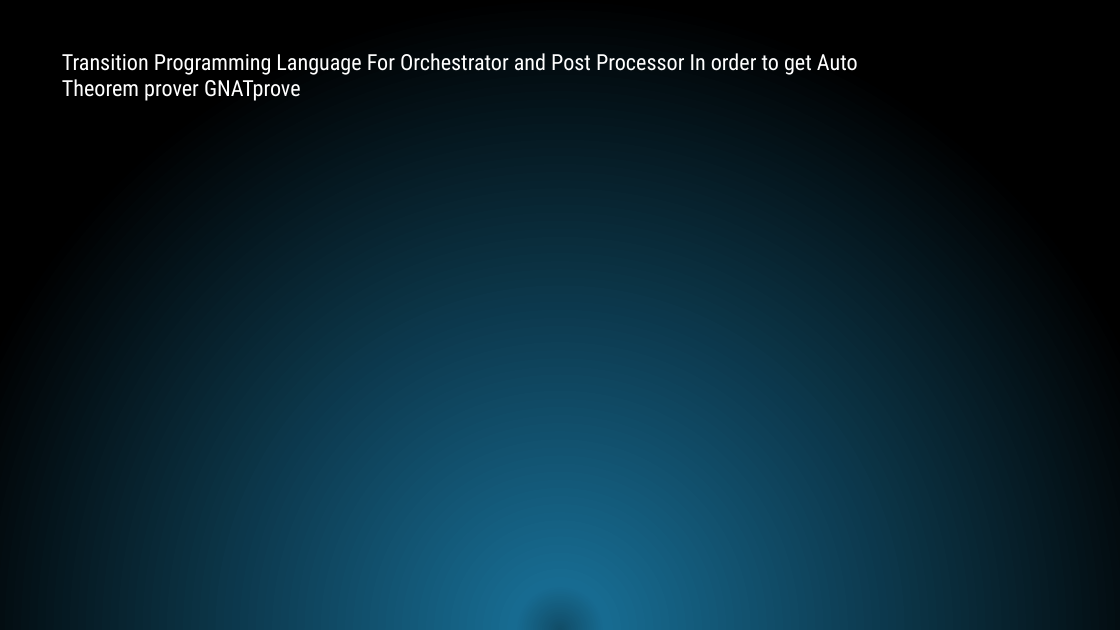
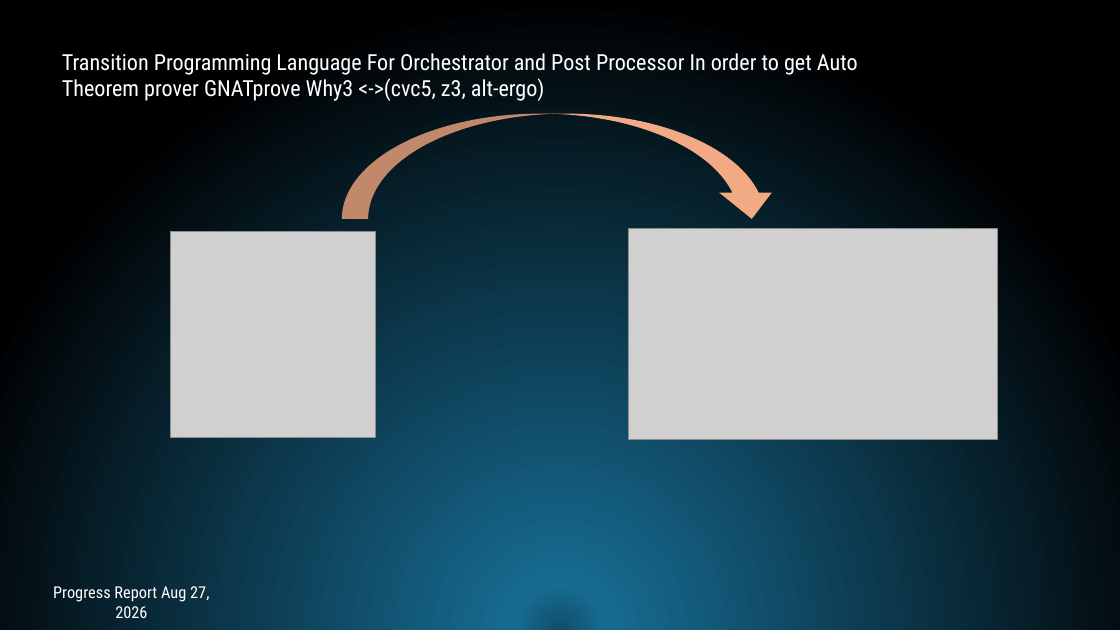
Before and after one commit to albertstarfield/StellarOrion_HypersonicEdition, a slide deck: slide 4 of ProgressReport/Week 12/ProgressReport.pptx. Drawn at 1120x630 pixels with LibreOffice and Linux fonts; fonts in the diff are those of the drawing; grey boxes stand for pictures. Boxes give left, top, right and bottom in pixels: in the first picture for what was removed or moved away, otherwise in the second. Text is boxed around its words. In the diff, an @@ line names an element or a change of style, - is before the commit and + after.

Commit message:
chore: update week-12 progress report, sparta submodule state, and continuity ledger
- ProgressReport/Week 12/ProgressReport.pptx: refreshed presentation.
- sparta: record current submodule working-tree state.
- thoughts/ledgers/CONTINUITY_ses_fcba.md: continuity ledger update.

```diff
--- a/ProgressReport/Week 12/ProgressReport.pptx
+++ b/ProgressReport/Week 12/ProgressReport.pptx
@@ text at [62, 53, 858, 101]: text changed @@
-Transition Programming Language For Orchestrator and Post Processor In order to get Auto Theorem prover GNATprove
+Transition Programming Language For Orchestrator and Post Processor In order to get Auto Theorem prover GNATprove Why3 <->(cvc5, z3, alt-ergo)
@@ curved down arrow added at [342, 113, 778, 218], fill #F2AA84 @@
@@ picture added at [171, 231, 376, 437] @@
@@ picture added at [628, 229, 997, 439] @@
@@ text added at [53, 586, 209, 618], 14 pt, text #FFFFFF @@
+Progress Report Aug 27, 2026
```
Also in this commit, not shown: 1 other slide changed, 8 slides added, 4 slides removed, 1 other file.
